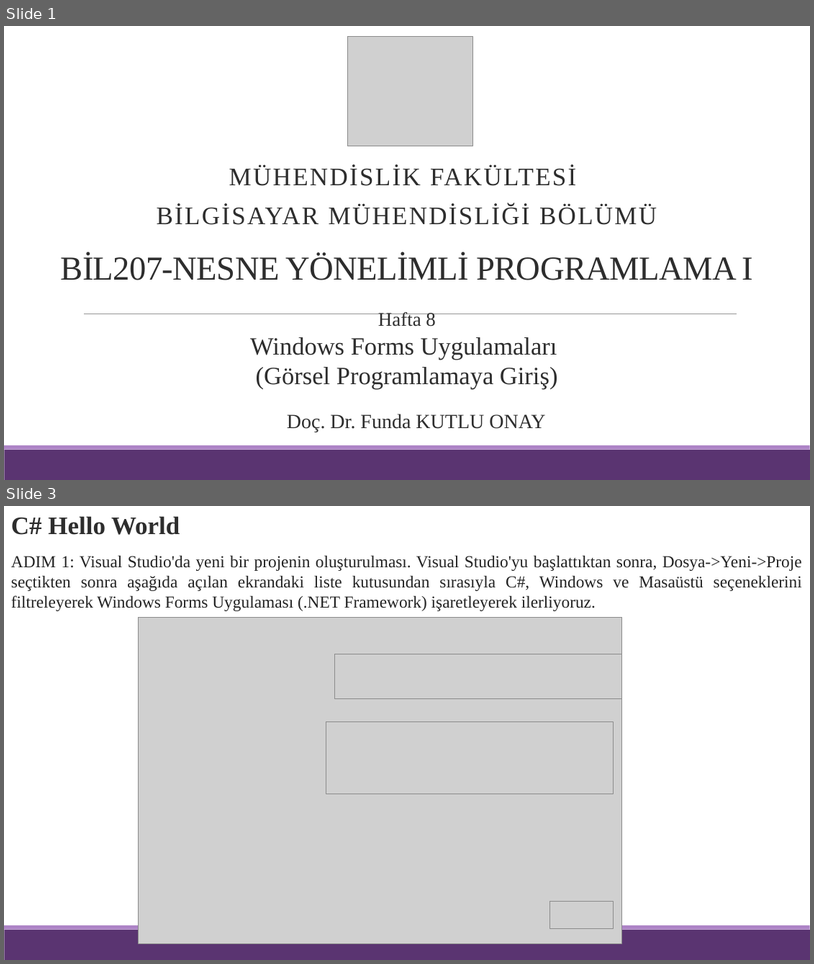
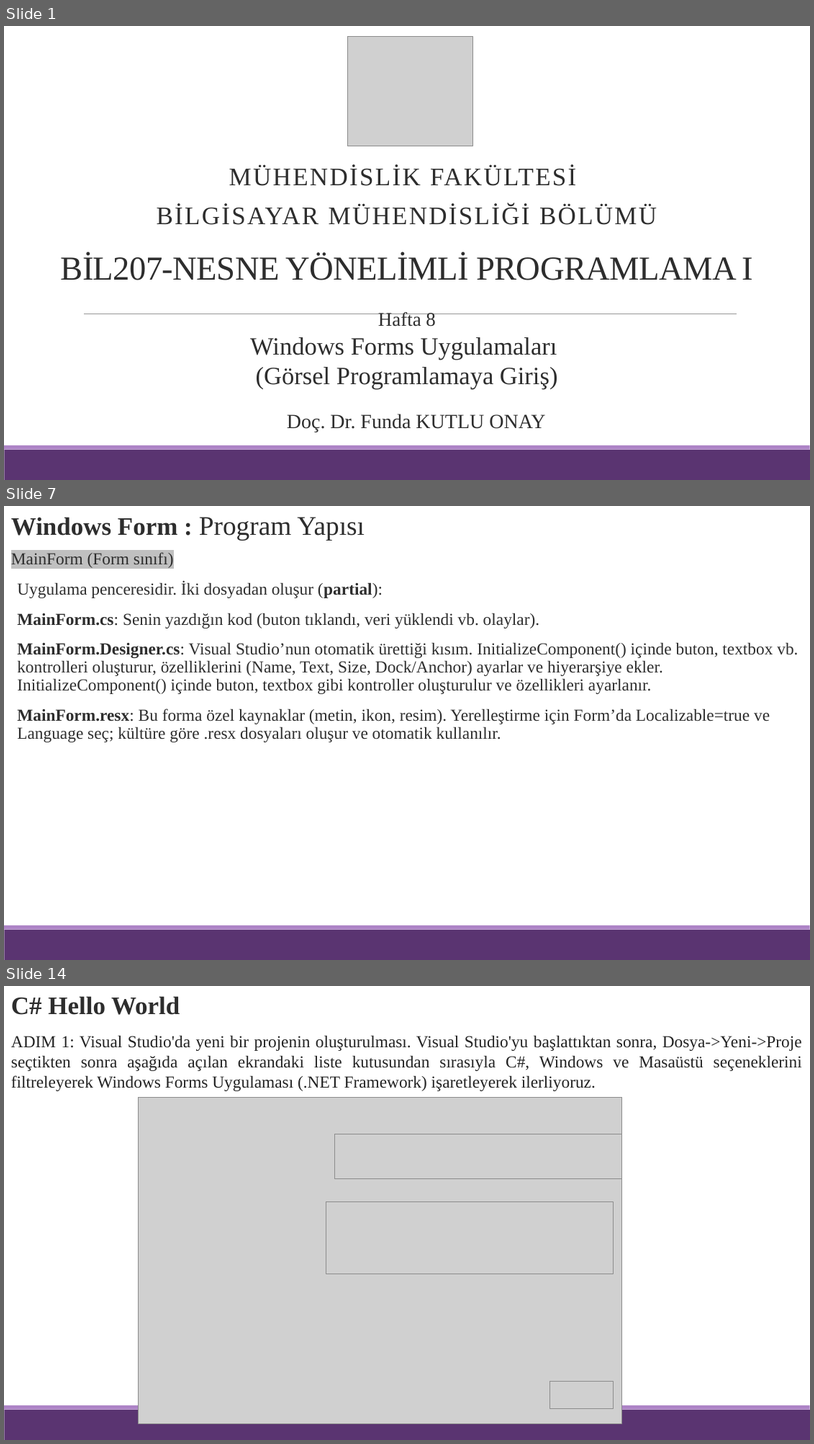
Before and after one commit to funkut/BM0207-BIL207-Ders-Notlar-, a slide deck: Hafta 8.pptx. Shown one above the other, each under a label of ours: slides 1 and 3 before the commit, slides 1, 7 and 14 after it; the slides between them are not shown. The pictures are 814x964 and 814x1444 pixels, drawn with LibreOffice and Linux fonts; fonts in the diff are those of the drawing; grey boxes stand for pictures. Boxes give left, top, right and bottom in pixels: in the first picture for what was removed or moved away, otherwise in the second. Text is boxed around its words. In the diff, an @@ line names an element or a change of style, - is before the commit and + after.

```diff
--- a/Hafta 8.pptx
+++ b/Hafta 8.pptx
@@ slide 7 added at <box>4,506,810,960</box>, background #FFFFFF; not listed: 2 template elements that a slide beside it also shows @@
@@ text added at <box>11,517,365,540</box>, 32 pt, text #2D2D2D @@
+Windows Form : Program Yapısı
@@ text added at <box>11,552,798,742</box>, 20 pt, text #2D2D2D @@
+MainForm (Form sınıfı)
+  Uygulama penceresidir. İki dosyadan oluşur (partial):
+  MainForm.cs: Senin yazdığın kod (buton tıklandı, veri yüklendi vb. olaylar).
+  MainForm.Designer.cs: Visual Studio’nun otomatik ürettiği kısım. InitializeComponent() içinde buton, textbox vb. kontrolleri oluşturur, özelliklerini (Name, Text, Size, Dock/Anchor) ayarlar ve hiyerarşiye ekler.
+  InitializeComponent() içinde buton, textbox gibi kontroller oluşturulur ve özellikleri ayarlanır.
+  MainForm.resx: Bu forma özel kaynaklar (metin, ikon, resim). Yerelleştirme için Form’da Localizable=true ve Language seç; kültüre göre .resx dosyaları oluşur ve otomatik kullanılır.
@@ what was slide 3 is now slide 14 @@
```
Also in this commit, not shown: 1 slide changed, 10 other slides added.
